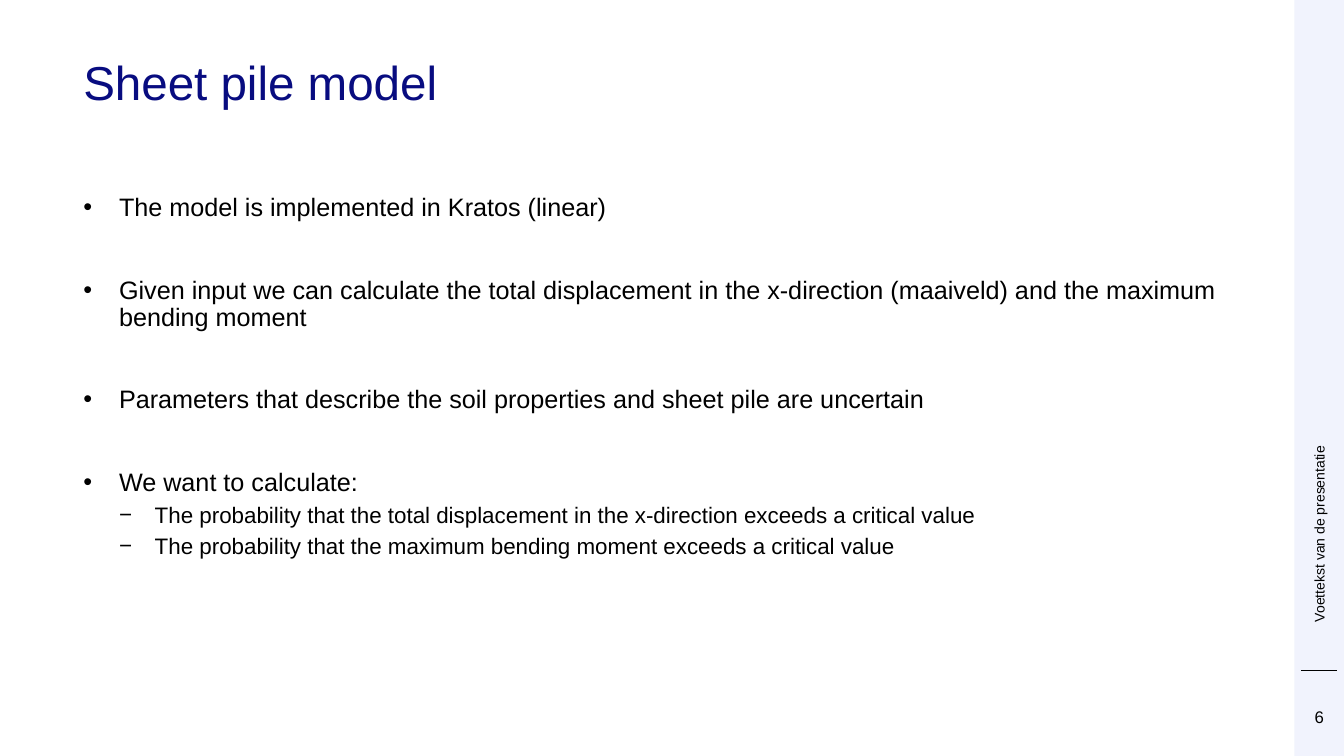
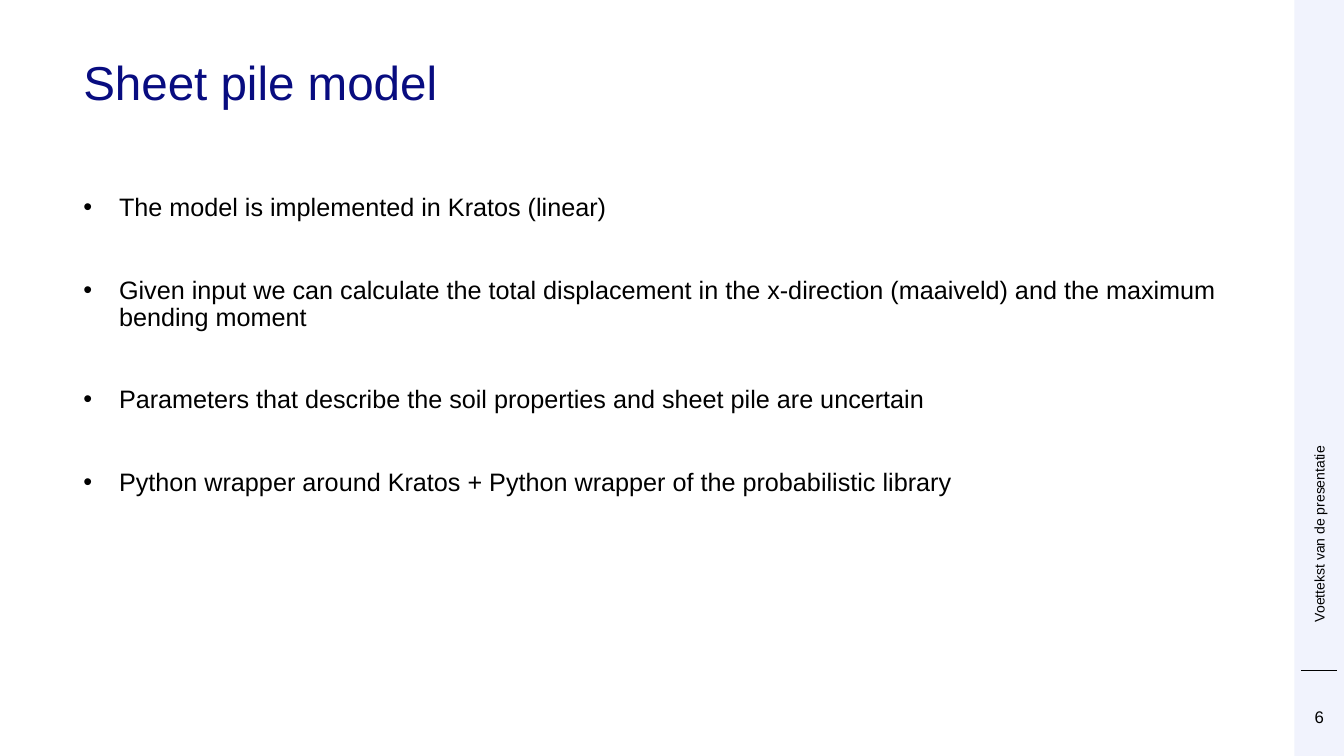
Before and after one commit to Deltares/ProbabilisticLibrary, a slide deck: slide 6 of sources/Deltares.Probabilistic.PWrapper.Examples/kratos/Prob Kratos DSD.pptx. Drawn at 1344x756 pixels with LibreOffice and Linux fonts; fonts in the diff are those of the drawing; background and template pictures are left out. Boxes give left, top, right and bottom in pixels: in the first picture for what was removed or moved away, otherwise in the second. Text is boxed around its words. In the diff, an @@ line names an element or a change of style, - is before the commit and + after.

```diff
--- a/sources/Deltares.Probabilistic.PWrapper.Examples/kratos/Prob Kratos DSD.pptx
+++ b/sources/Deltares.Probabilistic.PWrapper.Examples/kratos/Prob Kratos DSD.pptx
@@ text at bbox=[119, 472, 952, 496]: text changed; size 16 to 18 pt @@
-• We want to calculate:
-  − The probability that the total displacement in the x-direction exceeds a critical value
-  − The probability that the maximum bending moment exceeds a critical value
+• Python wrapper around Kratos + Python wrapper of the probabilistic library
```
Also in this commit, not shown: 3 other slides changed, 2 slides added, 1 other file.
